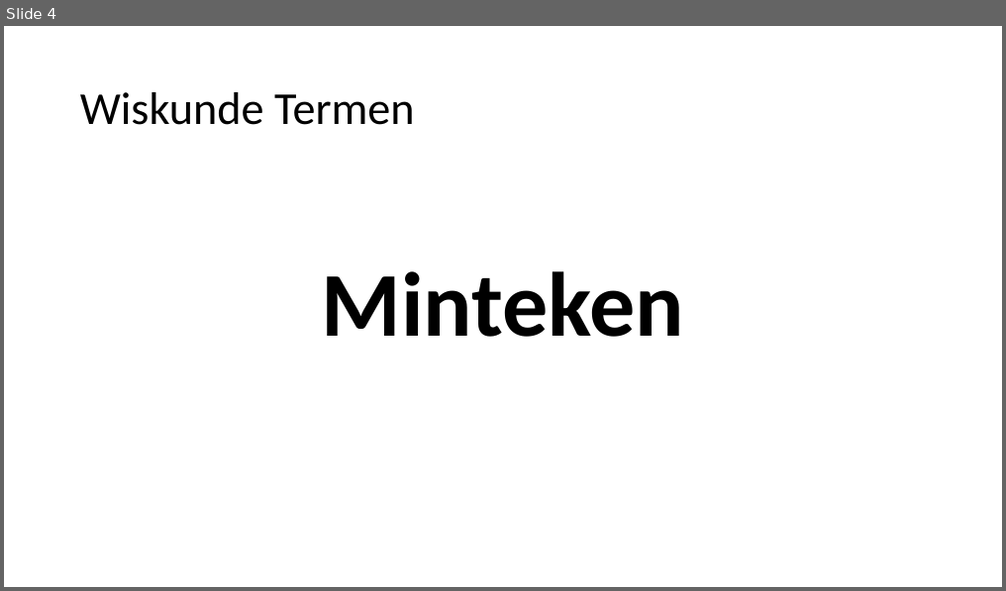
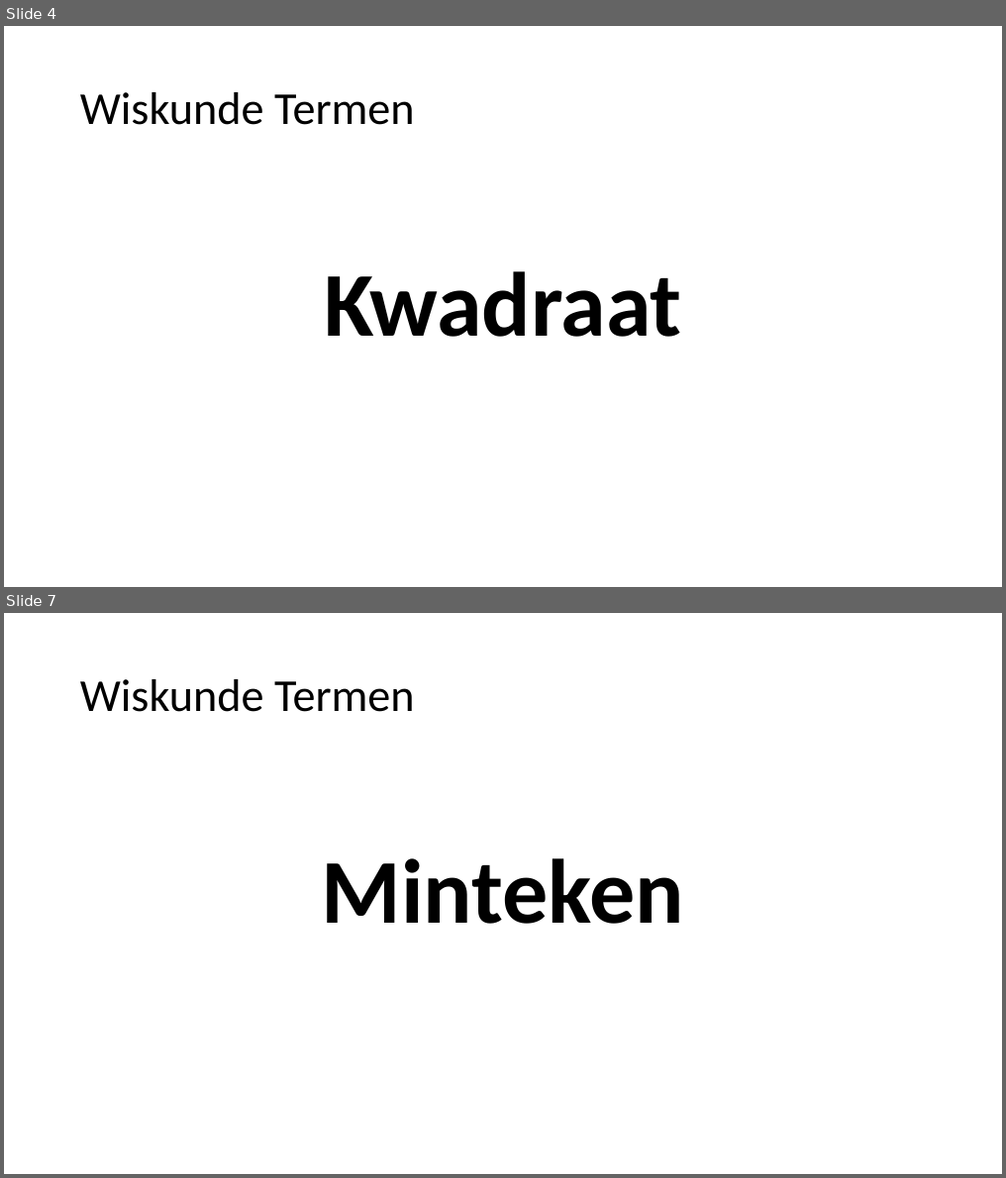
Before and after one commit to heinvinkel/wiskundetermen, a slide deck: getallen en variabelen/AAAAGetallen en variabelen.pptx. Shown one above the other, each under a label of ours: slide 4 before the commit, slides 4 and 7 after it; the slides between them are not shown. The pictures are 1006x591 and 1006x1178 pixels, drawn with LibreOffice and Linux fonts; fonts in the diff are those of the drawing. Boxes give left, top, right and bottom in pixels: in the first picture for what was removed or moved away, otherwise in the second. Text is boxed around its words. In the diff, an @@ line names an element or a change of style, - is before the commit and + after.

```diff
--- a/getallen en variabelen/AAAAGetallen en variabelen.pptx
+++ b/getallen en variabelen/AAAAGetallen en variabelen.pptx
@@ slide 4 added at bbox=[4, 26, 1002, 587], background #FFFFFF @@
@@ title added at bbox=[80, 92, 415, 125], 44 pt, text #000000 @@
+Wiskunde Termen
@@ text added at bbox=[324, 272, 682, 337], 87.8 pt, text #000000, bold @@
+Kwadraat
@@ what was slide 4 is now slide 7 @@
```
Also in this commit, not shown: 1 slide changed, 4 other slides added, 2 slides removed, 4 other files.
